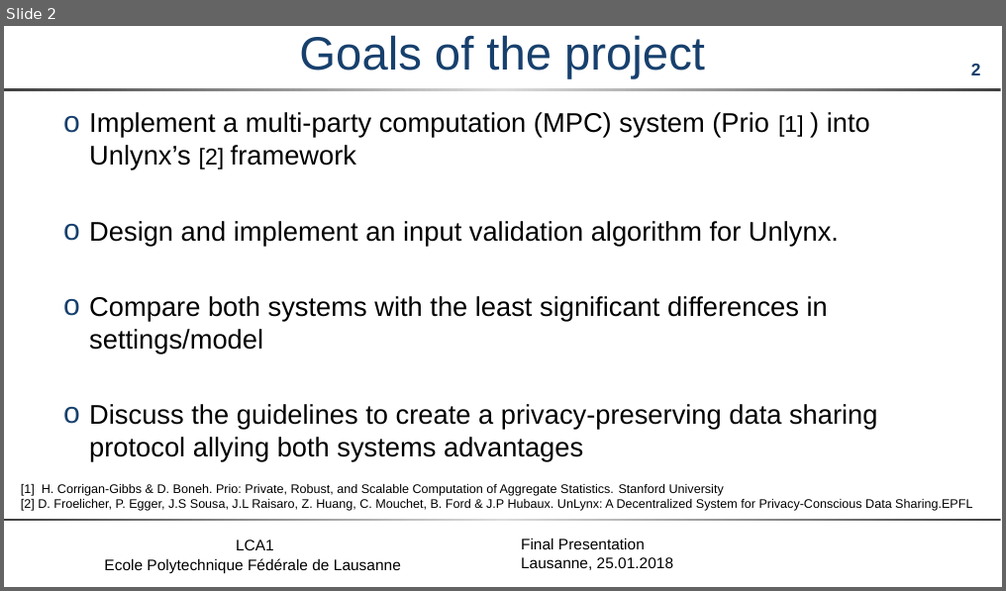
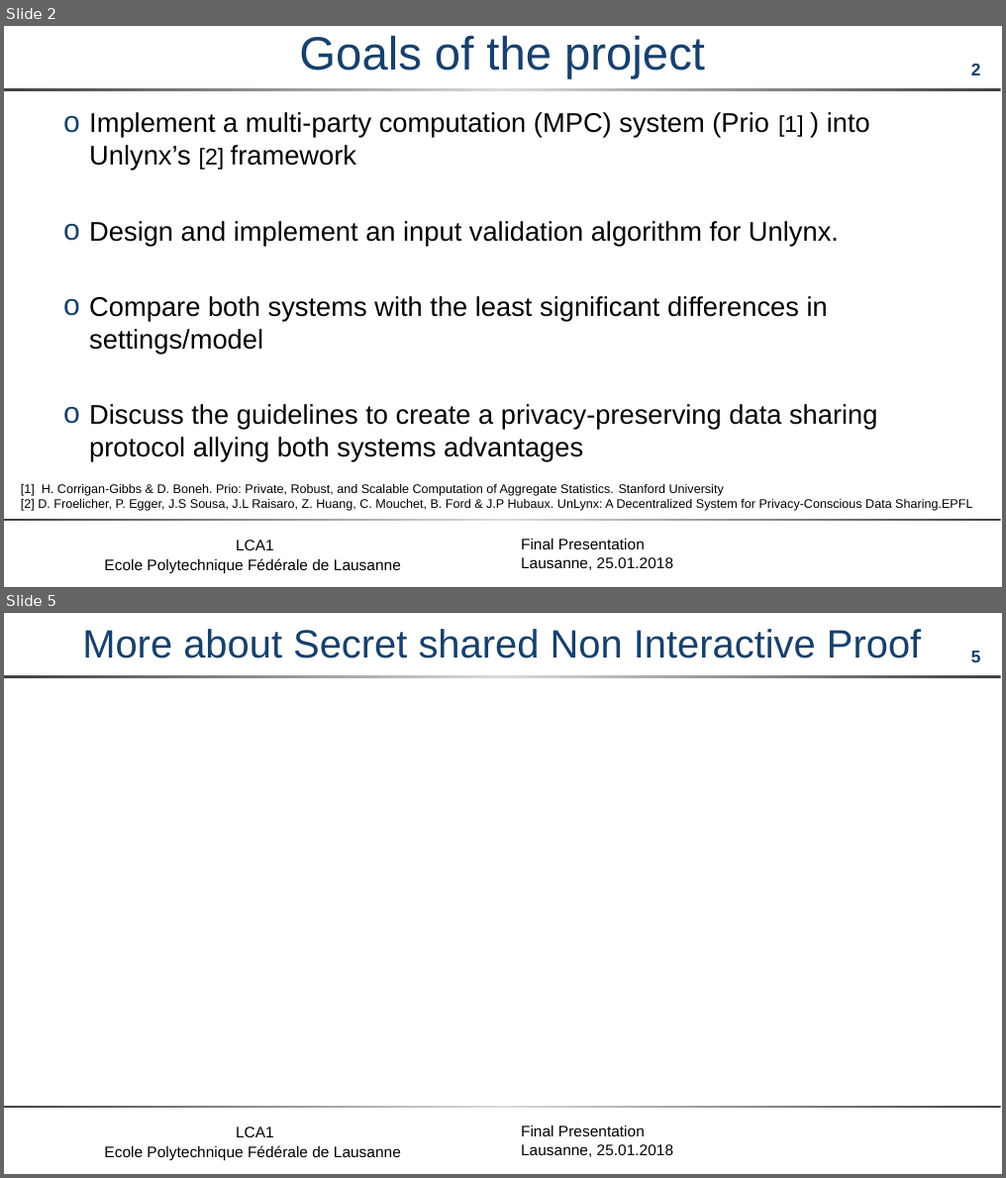
Before and after one commit to maxpr/MasterProjectDocuments, a slide deck: doc/FinalPresentation.pptx. Shown one above the other, each under a label of ours: slide 2 before the commit, slides 2 and 5 after it; the slides between them are not shown. The pictures are 1006x591 and 1006x1178 pixels, drawn with LibreOffice and Linux fonts; fonts in the diff are those of the drawing; grey boxes stand for pictures; background and template pictures are left out. Boxes give left, top, right and bottom in pixels: in the first picture for what was removed or moved away, otherwise in the second. Text is boxed around its words. In the diff, an @@ line names an element or a change of style, - is before the commit and + after.

```diff
--- a/doc/FinalPresentation.pptx
+++ b/doc/FinalPresentation.pptx
@@ slide 5 added at (4, 613, 1002, 1174), background #FFFFFF; not listed: 5 template elements that a slide beside it also shows @@
@@ title added at (82, 629, 921, 659), 38 pt, text #17406D @@
+More about Secret shared Non Interactive Proof
```
Also in this commit, not shown: 2 slides changed, 16 other slides added, 1 slide removed, 3 other files.
